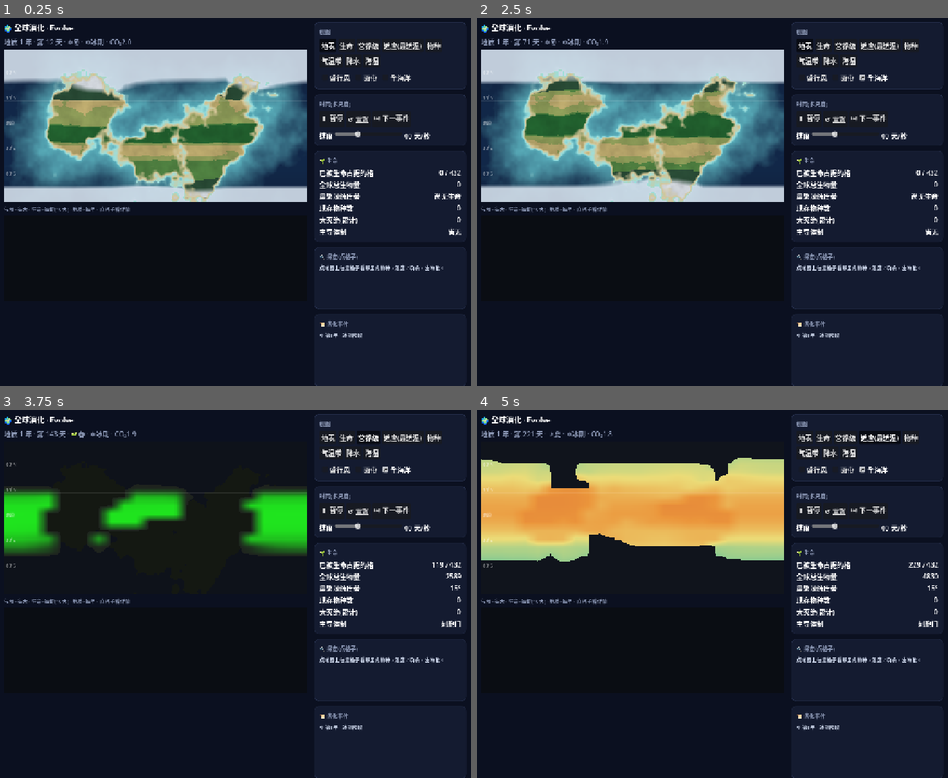
Above: before the commit, frames 1-4 (two rows, left to right).
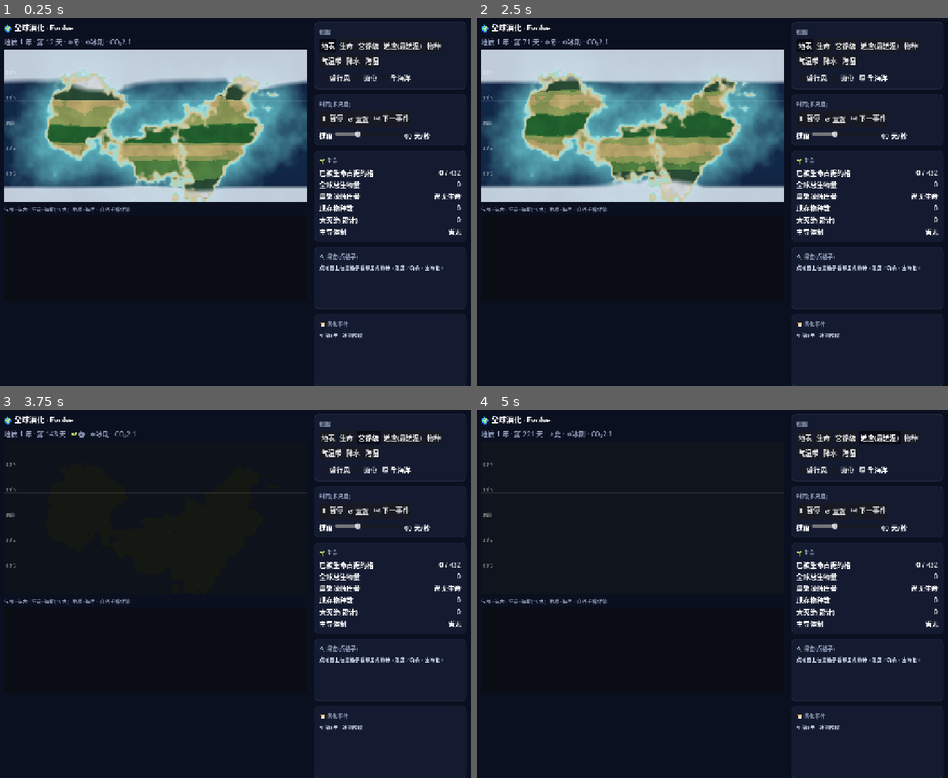
Above: after the commit, the same moments.

Repository: Mass404/survival-model
Game: Godot game, scene res://Main.tscn
Two runs of this game, one before a commit and one after it. Both use one fixed random seed, a clock stepped at 60 frames per second and the inputs below.
Inputs:
- Up to frame 1 (0.25 s): no input
- Up to frame 2 (2.5 s): click "全海洋" at 0.5 s; click "↺ 重置" at 1.25 s; click "地表" at 2 s
- Up to frame 3 (3.75 s): click "生命" at 2.75 s; click "营养级" at 3.5 s
- Up to frame 4 (5 s): click "适应(最适温)" at 4.25 s

The runs differ from the first frame. In frame 1, less than 0.1% of the frame differs, in the area x 11-52%, y 6-45%; in frame 2, less than 0.1%; in frame 3, 6.3%; in frame 4, 15%, in the area x 0-98%, y 5-59%.

Commit message:
feat: 生命层搬准地基—org/prot/lip 三库 + 大气CO2每格局部化(从 world.html)
按'搬准 world.html'重做生命底座(此前是全局近似):
- 史前化学从单库 Org 补成 world.html 的 org/prot/lip 三库(合成→聚合↔
  水解→降解张弛,行564-567),矿物催化 cat 接每格 depE。
- 大气 CO2 从全局单值改成每格局部场 Co2[k](生命三代谢/史前化学读局部
  CO2 的地基):carbonStep 逐格火山/风化/海气/埋藏,intensive 守恒(场均+库)。
- 史前化学 feed、碳交换改读写局部 Co2[k];撞击/火山注碳入每格大气。
- 修一连串守恒bug:派生globalCO2被覆盖、注碳量纲、extensive大数浮点→
  最终 intensive 守恒到浮点级(相对4e-8,conscheck改相对判据)。
- 验证全过:conscheck碳氮守恒+CO2自稳(2.6~5.8)、prebiocheck起源@5年无氧、
  climcheck撞击/米兰、validate演化健全(17种/7灭绝)。
- 读 world.html 权威常量时挡了一次注入(伪造常量值),改用 git 权威版核对。
- 已知尾巴:GOE略慢(还原库压制中即将跃升)待微调。

下一步在此底座上逐组搬生命性状(三代谢/真核/多细胞/壳/神经…)。

Co-Authored-By: Claude Opus 4.8 <noreply@anthropic.com>

Diff:
--- a/godot/climcheck.gd
+++ b/godot/climcheck.gd
@@ -6,7 +6,7 @@
 func _initialize() -> void:
 	var w = Sim.new()
 	w.spinUp()
-	var c0: float = w.globalCO2 + w.ocnC + w.fosC + w.rockC
+	var c0: float = w.globalCO2 + w.ocnC + w.fosC + w.rockC + w.organicC
 	var day := 0
 	var cool := []          # 每年 climCool(纯冰期,不含撞击)
 	var impacts := []       # 撞击年记录
@@ -19,7 +19,7 @@
 			if w.geoT % Sim.IMPACT_T == 0:
 				impacts.append({"y": w.geoT, "iw": w.impactWinter, "co2": w.globalCO2})
 		day += 1
-	var c1: float = w.globalCO2 + w.ocnC + w.fosC + w.rockC
+	var c1: float = w.globalCO2 + w.ocnC + w.fosC + w.rockC + w.organicC
 	print("=== 气候强迫(撞击 + 米兰科维奇)验证 ===")
 	print("撞击事件(每 %d 年一次):" % Sim.IMPACT_T)
 	for im in impacts:
@@ -40,8 +40,9 @@
 	for e in w.massExt:
 		if str(e["cause"]).find("撞击") >= 0: impactExt += 1
 	var cdrift: float = absf(c1 - c0)
+	var cok: bool = cdrift / maxf(absf(c0), 1.0) < 1e-6                            # 相对守恒(浮点级)
 	print("撞击成因大灭绝: %d 次" % impactExt)
-	print("碳守恒(撞击注碳来自岩石库): 漂移 ", cdrift, "  ", "✅" if cdrift < 1e-4 else "❌")
+	print("碳守恒(撞击注碳来自岩石库): 漂移 ", cdrift, "  ", "✅" if cok else "❌")
 	print("撞击脉冲: %s" % ("✅ 每次都触发撞击冬天" if impactOK else "❌ 有撞击没触发"))
 	print("米兰调制: %s (峰值 %.1f ~ %.1f)" % ["✅ 冰期强弱有节律" if milankOK else "❌ 峰值无变化", pmin, pmax])
-	quit(0 if (impactOK and milankOK and cdrift < 1e-4) else 1)
+	quit(0 if (impactOK and milankOK and cok) else 1)
--- a/godot/conscheck.gd
+++ b/godot/conscheck.gd
@@ -27,7 +27,7 @@
 	print("================ 守恒账本验证 ================")
 	print("碳: 初 %.6f → 末 %.6f" % [c0, c1]); print("   碳漂移 = ", c1 - c0)
 	print("氮: 初 %.6f → 末 %.6f" % [n0, n1]); print("   氮漂移 = ", n1 - n0)
-	var cok: bool = absf(c1 - c0) < 1e-4
+	var cok: bool = absf(c1 - c0) / maxf(absf(c0), 1.0) < 1e-6   # 相对守恒(局部化累加在万级 rockC 上,绝对判据按浮点级放宽)
 	var nok: bool = absf(n1 - n0) < 1e-4
 	var goeok: bool = w.globalO2 > 1.0
 	print("碳守恒: %s" % ("✅ 一克不差" if cok else "❌ 漂了"))
--- a/godot/sim/World.gd
+++ b/godot/sim/World.gd
@@ -48,7 +48,10 @@
 var N := PackedFloat64Array()      # 生产者生物量
 var H := PackedFloat64Array()      # 食草者(一级消费者)
 var C := PackedFloat64Array()      # 食肉者(二级消费者)
-var Org := PackedFloat64Array()    # 史前有机汤(生命前;合成-降解张弛,跨阈点燃生命)
+var Org := PackedFloat64Array()    # 史前有机汤 org(生命前底物)
+var Prot := PackedFloat64Array()   # 蛋白质 prot(org 聚合而来;与 org 同为生命食物 food)
+var Lip := PackedFloat64Array()    # 脂质 lip(合成副产物→过 CMC 自组装膜泡)
+var Co2 := PackedFloat64Array()    # 每格大气 CO2(局部化学;ΣCo2=大气总碳,globalCO2=场均浓度)
 var Hab := PackedFloat64Array()
 var Topt := PackedFloat64Array()
 var Salt := PackedFloat64Array()
@@ -91,11 +94,17 @@
 const SEED := 0.05
 const IGNITE := 0.45
 const Kmax := 40.0
-# —— 史前有机化学(从 world.html;生命前攒有机汤,跨阈点燃,无氧早期才行)——
-const oSynK := 0.04      # 有机合成率(暖×能量×原料×无氧×有水)
-const oDecK := 0.02      # 有机降解率(×O₂氧化加成)
-const ORG_IGNITE := 0.4  # 有机汤点燃生命阈值(替代 Hab>IGNITE)
-const cOrgK := 0.003     # 有机汤↔CO₂碳转换(痕量有机碳库,守恒记入 organicC)
+# —— 史前有机化学(从 world.html 564-567;org/prot/lip 三库:合成→聚合↔水解→降解张弛)——
+# K 值取自 world.html 权威常量(原配 CHEM=60 逐分钟步长);OCHEM 把它们重标定到 stepLife 的 dt 步长。
+const OCHEM := 40.0      # 时间步标定系数(原版逐分钟×60;此处配 stepLife,prebiocheck 调准)
+const oSynK := 5e-4      # 合成率 org(world.html 原值)
+const oPolyK := 2e-3     # 聚合率 org²→prot
+const oHydK := 8e-5      # 水解率 prot→org
+const oDecK := 6e-7      # 降解率(org+prot)×O₂氧化
+const lipFrac := 0.25    # 脂质=合成副产物比例
+const lipDecay := 0.002  # 脂质降解率
+const oCfrac := 0.001    # 有机↔无机碳转换(守恒;world.html 0.02,按 Godot org 量级重标到痕量,免抽干大气)
+const ORG_IGNITE := 2.5  # 有机汤(org+prot)点燃阈值(world.html rIgnite=5,按 Godot org 量级重标)
 # 食物网(Holling-II 捕食,饱和→稳定;系数按 stepLife dt=10 标定,validate 验金字塔/共存)
 const FW_HALF := 8.0       # 半饱和猎物量
 const FW_GRAZE := 0.5      # 单位捕食者最大摄食压
@@ -163,7 +172,7 @@
 const CO2ref := 2.0
 const cGhouse := 2.2
 const volcOut := 0.3
-const weatherK := 0.2
+const weatherK := 0.2        # 风化率(局部化后所有格都风化=等效原全局风化,恒温器自稳)
 const bioK := 0.1
 const VPULSE_T := 40
 const VPULSE_A := 3.0
@@ -174,6 +183,7 @@
 var rockC: float = 10000.0  # 岩石+地幔碳库(火山源/风化汇)
 const seaExK := 0.05        # 海气碳交换率
 const buryK := 0.05         # 生物碳泵:净埋藏率(大气→化石,放等量 O₂)。温和→火山≈风化+埋藏,大气CO2自稳
+const co2Diff := 0.2        # 大气 CO2 四邻混合率(局部场扩散)
 const foxCK := 0.002        # 化石出露氧化率(→大气)
 var globalO2: float = 0.0   # 大气 O₂(%)
 var globalRed: float = 4.0  # 还原缓冲库(海洋Fe²⁺/火山还原气)→压住早期 O₂,耗尽才 GOE
@@ -366,26 +376,41 @@
 	var aT := 1.0 - exp(-0.05 * dt)
 	var aS := 1.0 - exp(-0.04 * dt)
 	var aD := 1.0 - exp(-0.05 * dt)
-	# 史前有机化学 + 起源:每格攒有机汤(合成 暖×能量×原料×无氧×有水 - O₂氧化降解),跨阈才点燃生命
-	var feed := clampf(globalCO2 / 2.0, 0.0, 1.0) * clampf(availN / 2.0, 0.0, 1.0)   # 原料:CO₂ + 可用氮
-	var anox := clampf(1.0 - globalO2 / 3.0, 0.0, 1.0)                               # 无氧度:GOE前高,GOE后→0
-	var eChem := 0.4 + 0.6 * clampf(globalRed / 4.0, 0.0, 1.0)                       # 还原缓冲≈喷口/火山化学能
-	var oxidD := 1.0 + 5.0 * clampf(globalO2 / 5.0, 0.0, 1.0)                        # O₂→氧化降解加快
-	var dwOrg := dt / 10.0
-	var dOrg := 0.0
-	for j in NLat:
-		var jb := j * NLon
-		for i in NLon:
-			var k := jb + i
+	# 史前有机化学(world.html 564-567):org/prot/lip 三库张弛 合成→聚合↔水解→降解,跨阈点燃生命。
+	# ⚠ 局部底座未建:energy(闪电charge/喷口freeEnergy)、co2/o2/redox 暂用全局近似;
+	#    feed 的氮暂用全局 availN,催化 cat 已接每格 depE(硫/镍)。待局部化学状态层建好再接局部。
+	var redox := clampf(globalO2 / 5.0, 0.0, 1.0)
+	var nAvail := clampf(availN / 3.0, 0.0, 1.0)
+	var eChem := 0.4 + 0.6 * clampf(globalRed / 4.0, 0.0, 1.0)
+	var dwO := OCHEM * dt / 10.0
+	var dTot := 0.0
+	for j in NLat:
+		var jb := j * NLon
+		for i in NLon:
+			var k := jb + i
+			var ke := k * NE
 			var tf := Teff(j, i)
 			var warm := clampf((tf + 5.0) / 25.0, 0.0, 1.0) * clampf((60.0 - tf) / 40.0, 0.0, 1.0)
-			var syn := oSynK * warm * eChem * feed * anox * Hab[k] * dwOrg
-			var dec := oDecK * Org[k] * oxidD * dwOrg
-			Org[k] = maxf(0.0, Org[k] + syn - dec)
-			dOrg += syn - dec
-			if N[k] < SEED and Org[k] > ORG_IGNITE and Hab[k] > 0.05:   # 有机汤够浓+有水→点燃(无氧已含在 Org 累积里)
+			var feed := clampf(Co2[k] / 2.0, 0.0, 1.0) * nAvail * (1.0 - redox)      # 原料:局部CO₂×氮×还原环境
+			var cat := clampf((depE[ke + 16] + depE[ke + 28]) / 2.0, 0.0, 0.8)        # 局部矿物表面催化(硫/镍 depE)
+			var water := Hab[k]                                                       # 含水近似(待每格 Soil/Lake)
+			var conc := clampf((1.0 - water) + 0.8 * cat, 0.0, 1.5)                   # 浓缩:干涸+吸附
+			var energy := 0.6 * warm + eChem                                         # 能量:闪电(暖→对流代理)+喷口还原(对齐 world 0.6×charge+freeEnergy)
+			var org := Org[k]; var prot := Prot[k]; var lip := Lip[k]
+			var syn := oSynK * energy * feed * dwO
+			var poly := oPolyK * org * org * conc * cat * dwO
+			var hyd := oHydK * prot * clampf(water, 0.0, 1.0) * dwO
+			var dec := oDecK * (org + prot) * (1.0 + 5.0 * redox) * dwO
+			var nOrg := maxf(0.0, org + syn + hyd - poly - 0.5 * dec)
+			var nProt := maxf(0.0, prot + poly - hyd - 0.5 * dec)
+			var nLip := maxf(0.0, lip + lipFrac * syn - lipDecay * lip)
+			var dco := oCfrac * ((nOrg - org) + (nProt - prot) + (nLip - lip))        # 想从局部大气转移的碳
+			if dco > Co2[k]: dco = Co2[k]                                             # 受局部 CO2 限,不凭空造碳
+			Co2[k] -= dco; dTot += dco                                               # 实际转移量(守恒)
+			Org[k] = nOrg; Prot[k] = nProt; Lip[k] = nLip
+			if N[k] < SEED and (nOrg + nProt) > ORG_IGNITE and Hab[k] > 0.05:         # 汤(org+prot)够浓→点燃
 				N[k] = SEED; Topt[k] = Teff(j, i); Salt[k] = envSalt(j, i); Dry[k] = envDry(j, i)
-	globalCO2 -= cOrgK * dOrg; organicC += cOrgK * dOrg                              # 守恒:合成扣CO₂/降解还,记入有机碳库
+	organicC += dTot / float(SZ)                                                     # 均值入有机碳库(守恒:mean减=organicC增)
 	# 增长 + 本地适应 + 形态发育
 	for j in NLat:
 		var jb := j * NLon
@@ -589,18 +614,31 @@
 	var bio := 0.0
 	for k in SZ: bio += N[k]
 	# 碳:4 库(大气 globalCO2 / 海洋 ocnC / 化石 fosC / 岩石+地幔 rockC)间只搬运,总量守恒
-	rockC -= volcOut; globalCO2 += volcOut                                       # 火山:岩石/地幔→大气
+	# 大气 CO2 局部化(每格 Co2[k]=该格大气碳,ΣCo2=大气总量,extensive 守恒):
+	# 火山/化石氧化注入,风化(陆)/海气(海)/埋藏(生命)逐格作用;rockC/ocnC/fosC 为总量库。
+	rockC -= volcOut                                                              # 火山:岩石→大气
 	var pulse: float = VPULSE_A if (geoT > 0 and geoT % VPULSE_T == 0) else 0.0
-	rockC -= pulse; globalCO2 += pulse                                           # 暗色岩省脉冲(也从岩石库)
-	var tempf := clampf(1.0 + 0.06 * (globalCO2 - CO2ref), 0.4, 3.0)             # 暖→风化快(碳硅酸盐恒温器负反馈)
-	var wq: float = min(globalCO2, weatherK * (globalCO2 / CO2ref) * tempf)
-	globalCO2 -= wq; rockC += wq                                                 # 风化:大气→岩石(碳酸盐埋藏)
-	var dOcn := seaExK * (globalCO2 - ocnC); globalCO2 -= dOcn; ocnC += dOcn     # 海气交换:趋平衡
-	var bury: float = min(globalCO2, buryK * clampf(bio / 5000.0, 0.0, 2.0))
-	globalCO2 -= bury; fosC += bury                                              # 生物碳泵(∝生物量):大气→化石,放 O₂
-	var oxid := foxCK * fosC; fosC -= oxid; globalCO2 += oxid                    # 化石出露氧化:化石→大气
+	rockC -= pulse                                                               # 暗色岩省脉冲
+	var oxid := foxCK * fosC; fosC -= oxid                                        # 化石出露氧化→大气
+	var injPer := volcOut + pulse + oxid                                          # 每格大气注入(mean += injPer)
+	var wTot := 0.0; var oTot := 0.0; var bTot := 0.0
+	for k in SZ:
+		var c := Co2[k] + injPer
+		var tempf := clampf(1.0 + 0.06 * (c - CO2ref), 0.4, 3.0)                 # 暖→风化快(恒温器负反馈)
+		var wq: float = minf(c, weatherK * (c / CO2ref) * tempf)
+		c -= wq; wTot += wq                                                      # 风化:所有格大气→岩石(陆地碳硅酸盐+海底风化,恒温器汇)
+		if Land[k] == 0:
+			var dOcn := seaExK * (c - ocnC); c -= dOcn; oTot += dOcn             # 海洋额外:海气交换趋平衡
+		var bury: float = minf(c, buryK * clampf(N[k] / 12.0, 0.0, 2.0))
+		c -= bury; bTot += bury                                                  # 生物碳泵:大气→化石,放 O₂
+		Co2[k] = maxf(0.0, c)
+	rockC += wTot / float(SZ); ocnC += oTot / float(SZ); fosC += bTot / float(SZ) # 汇均值入全局库(守恒:mean减=库增)
+	_diffuse(Co2, co2Diff)                                                        # 大气混合
+	var sc := 0.0
+	for k in SZ: sc += Co2[k]
+	globalCO2 = sc / float(SZ)                                                    # 全局指标=场均浓度
 	# 氧(GOE):净埋藏有机碳=放等量 O₂;先被火山还原气 + 还原缓冲库吃,库耗尽才阈值式跃升
-	var avail := bury
+	var avail := bTot / float(SZ)                                                 # 每格均值量纲(对齐全局 O₂/还原库)
 	var byGas: float = min(avail, o2ResupD); avail -= byGas
 	var byRed: float = min(avail, globalRed * 0.02); avail -= byRed; globalRed = max(0.0, globalRed - byRed)
 	globalO2 = clampf(globalO2 + avail - o2RespK * globalO2, 0.0, 21.0)
@@ -666,13 +704,13 @@
 	impactWinter = maxf(0.0, impactWinter * (1.0 - impactDecay))                       # 撞击冬天逐年衰减(尘埃沉降)
 	if geoT % IMPACT_T == 0:                                                           # 确定性周期撞击
 		impactWinter += IMPACT_WINTER
-		var ic: float = minf(rockC, IMPACT_CO2); rockC -= ic; globalCO2 += ic          # 撞击气化注碳(岩石/地幔→大气,守恒)
+		var ic: float = minf(rockC, IMPACT_CO2); rockC -= ic; for ck in SZ: Co2[ck] += ic   # 撞击气化注碳(岩石→每格大气,守恒)
 		_push_event("☄", "天体撞击 · 撞击冬天 + 注碳脉冲")
 	if geo != null:
 		var erupt: int = geo.tectonics()        # 火山抬升/侵蚀改高程
 		if erupt > 0:                            # 喷发注碳(岩石/地幔→大气,守恒)
 			var pulse: float = min(rockC, erupt * 0.5)
-			rockC -= pulse; globalCO2 += pulse
+			rockC -= pulse; for ck in SZ: Co2[ck] += pulse                             # 火山喷发注碳(岩石→每格大气,守恒)
 	_seaStep()
 	carbonStep()
 	elementStep()
@@ -710,7 +748,7 @@
 func spinUp() -> void:
 	initClimate()
 	N = gridF(0.0); H = gridF(0.0); C = gridF(0.0); Hab = gridF(0.0); Topt = gridF(0.0); Salt = gridF(0.0); Dry = gridF(0.0)
-	Org = gridF(0.0)
+	Org = gridF(0.0); Prot = gridF(0.0); Lip = gridF(0.0)
 	spId = PackedInt32Array(); spId.resize(SZ)
 	rSex = gridF(0.0); Par = gridF(0.0)
 	Sym = gridF(0.0); Seg = gridF(0.0); Limb = gridF(0.0); Axis = gridF(0.0)
@@ -718,7 +756,7 @@
 	events = []; _seen_life = false; _in_ice = false; _in_warm = false
 	MOC = 1.0; geoT = 0; climCool = 0.0; globalCO2 = 2.0; impactWinter = 0.0
 	iceVol = 0.0; refIce = -1.0; seaOffset = 0.0
-	ocnC = 2.0; fosC = 0.0; rockC = 10000.0; globalO2 = 0.0; globalRed = 4.0; atmN2 = 1000.0; availN = 2.0; organicC = 0.0
+	Co2 = gridF(CO2ref); ocnC = 2.0; fosC = 0.0; rockC = 10000.0; globalO2 = 0.0; globalRed = 4.0; atmN2 = 1000.0; availN = 2.0; organicC = 0.0
 	disE = PackedFloat64Array(); disE.resize(SZ * NE)
 	depE = PackedFloat64Array(); depE.resize(SZ * NE)
 	subPoolE = PackedFloat64Array(); subPoolE.resize(NE)
